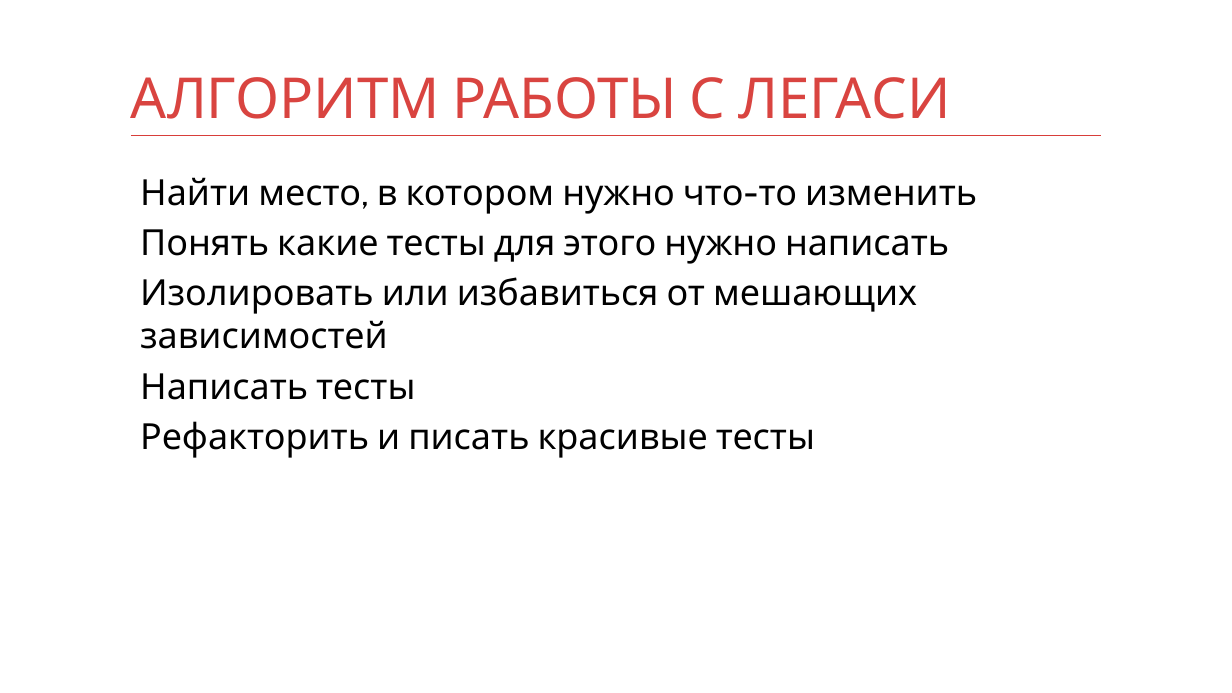
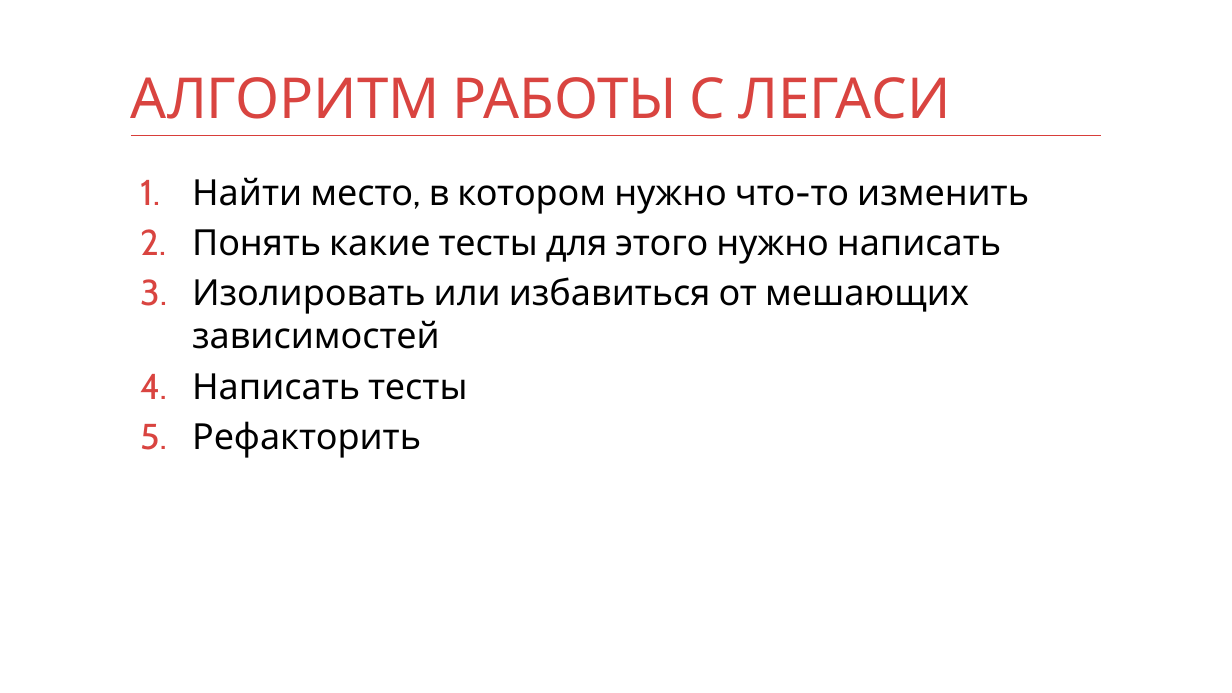
Before and after one commit to kontur-courses/legacy, a slide deck: slide 3 of legacy.pptx. Drawn at 1232x693 pixels with LibreOffice and Linux fonts; fonts in the diff are those of the drawing. Boxes give left, top, right and bottom in pixels: in the first picture for what was removed or moved away, otherwise in the second. Text is boxed around its words. In the diff, an @@ line names an element or a change of style, - is before the commit and + after.

```diff
--- a/legacy.pptx
+++ b/legacy.pptx
@@ text at [192,177,1029,400]: bullet none to 1. @@
@@ text at [192,421,421,458]: text changed @@
-Рефакторить и писать красивые тесты
+5. Рефакторить
```
Also in this commit, not shown: 2 other slides changed, 1 other file.
